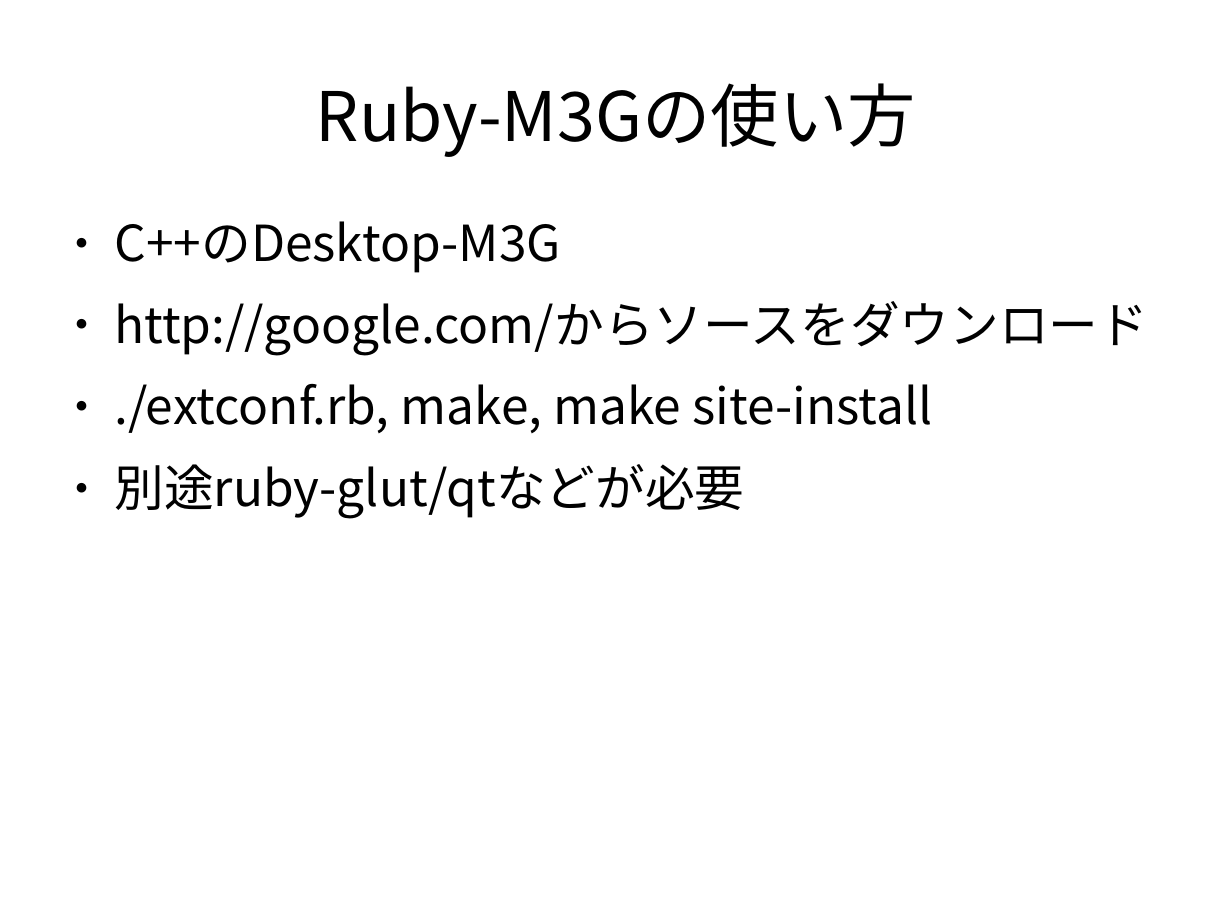
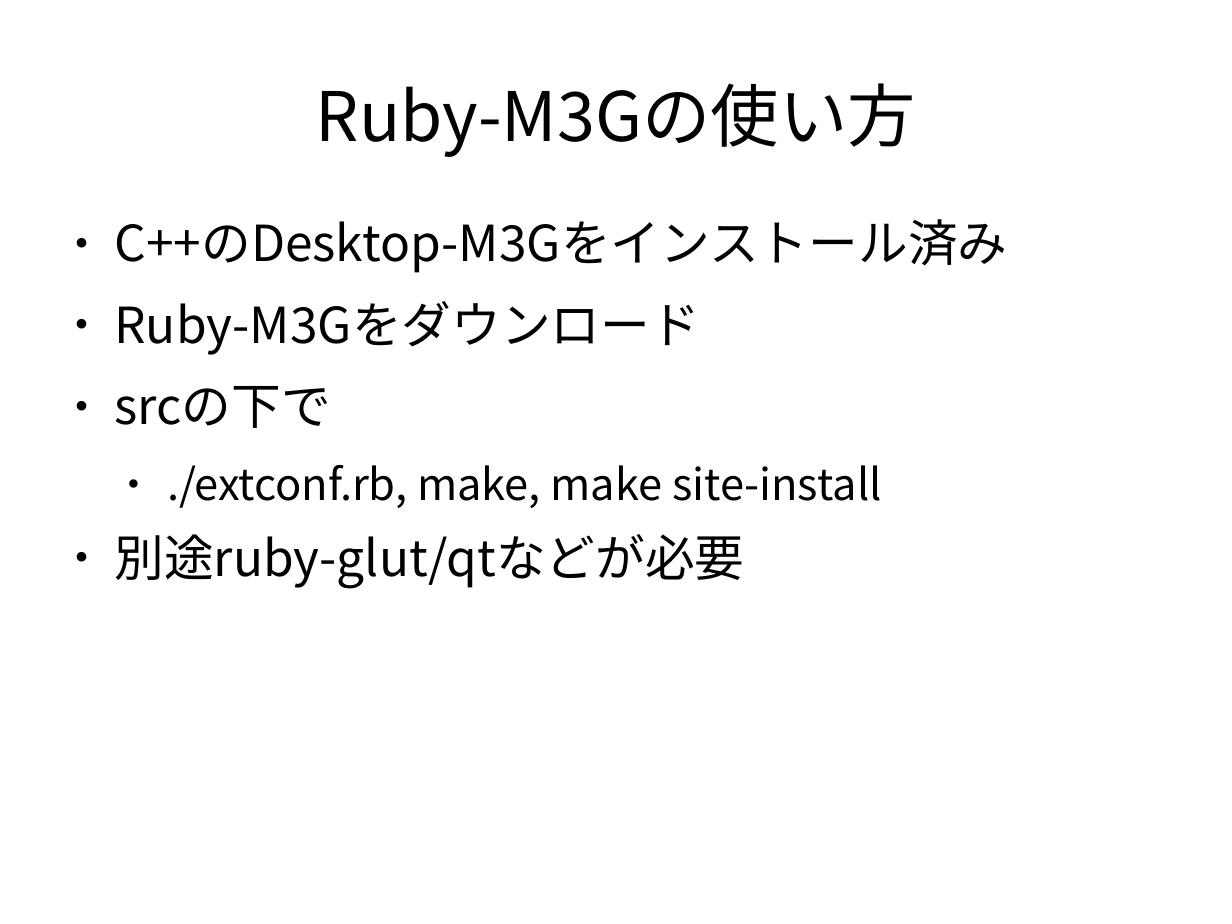
Before and after one commit to vadosnaprimer/desktop-m3g, a slide deck: slide 6 of doc/conference/Ruy会議2010-Ruby-M3G.odp. Drawn at 1232x924 pixels with LibreOffice and Linux fonts; fonts in the diff are those of the drawing. Boxes give left, top, right and bottom in pixels: in the first picture for what was removed or moved away, otherwise in the second. Text is boxed around its words. In the diff, an @@ line names an element or a change of style, - is before the commit and + after.

```diff
--- a/doc/conference/Ruy会議2010-Ruby-M3G.odp
+++ b/doc/conference/Ruy会議2010-Ruby-M3G.odp
@@ text at [114,219,1007,428]: text changed @@
-● C++のDesktop-M3G
-● http://google.com/からソースをダウンロード
+● C++のDesktop-M3Gをインストール済み
+● Ruby-M3Gをダウンロード
+● srcの下で
@@ text at [167,465,882,508]: size 32 to 28 pt in "./extconf.rb, make, make site-install"; list level 1 to 2 in "./extconf.rb, make, make site-install" @@
```
Also in this commit, not shown: 2 other slides changed, 1 slide added, 2 other files.
